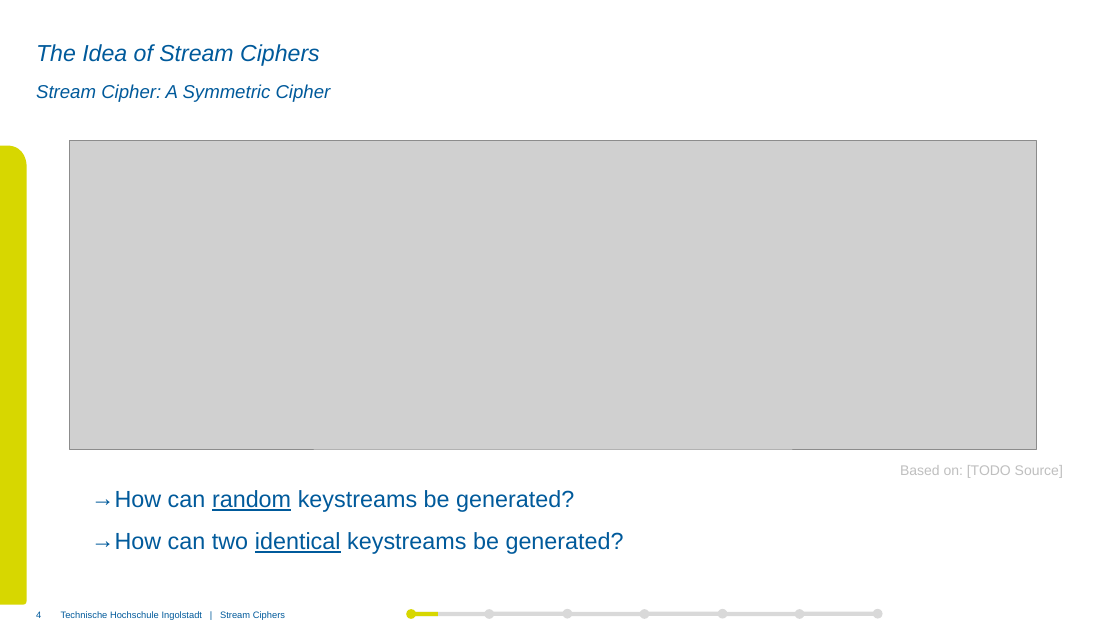
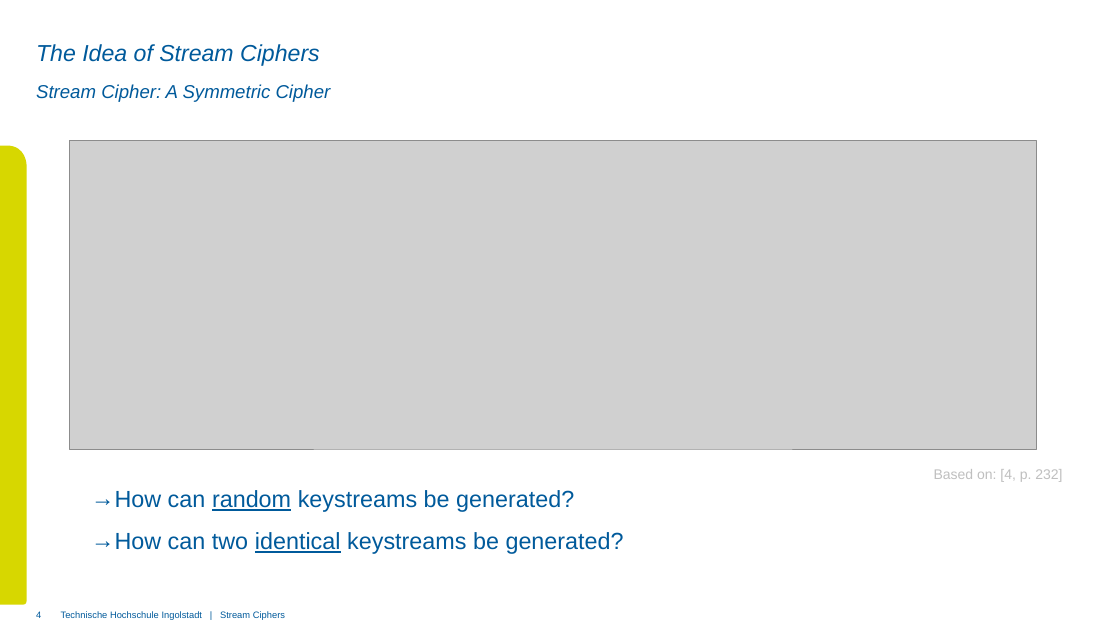
Before and after one commit to xThale/crypto-stream-ciphers, a slide deck: slide 4 of Präsentation/Merged Presentation.pptx. Drawn at 1120x630 pixels with LibreOffice and Linux fonts; fonts in the diff are those of the drawing; grey boxes stand for pictures; background and template pictures are left out. Boxes give left, top, right and bottom in pixels: in the first picture for what was removed or moved away, otherwise in the second. Text is boxed around its words. In the diff, an @@ line names an element or a change of style, - is before the commit and + after.

Commit message:
Added Sources to Presentation

```diff
--- a/Präsentation/Merged Presentation.pptx
+++ b/Präsentation/Merged Presentation.pptx
@@ text at (934,469,1062,482): text changed @@
-Based on: [TODO Source]
+Based on: [4, p. 232]
@@ ellipse removed at (407,609,417,619) @@
@@ rectangle removed at (411,612,488,616) @@
@@ rectangle removed at (413,612,439,616) @@
@@ ellipse removed at (485,609,495,619) @@
@@ rectangle removed at (489,612,566,616) @@
@@ ellipse removed at (563,609,573,619) @@
@@ rectangle removed at (566,612,644,616) @@
@@ ellipse removed at (639,609,649,619) @@
@@ rectangle removed at (644,612,722,616) @@
@@ ellipse removed at (718,609,728,619) @@
@@ rectangle removed at (722,612,799,616) @@
@@ ellipse removed at (795,609,805,619) @@
@@ rectangle removed at (800,612,877,616) @@
@@ ellipse removed at (873,609,883,619) @@
```
Also in this commit, not shown: 7 other slides changed, 3 slides added, 1 other file.
